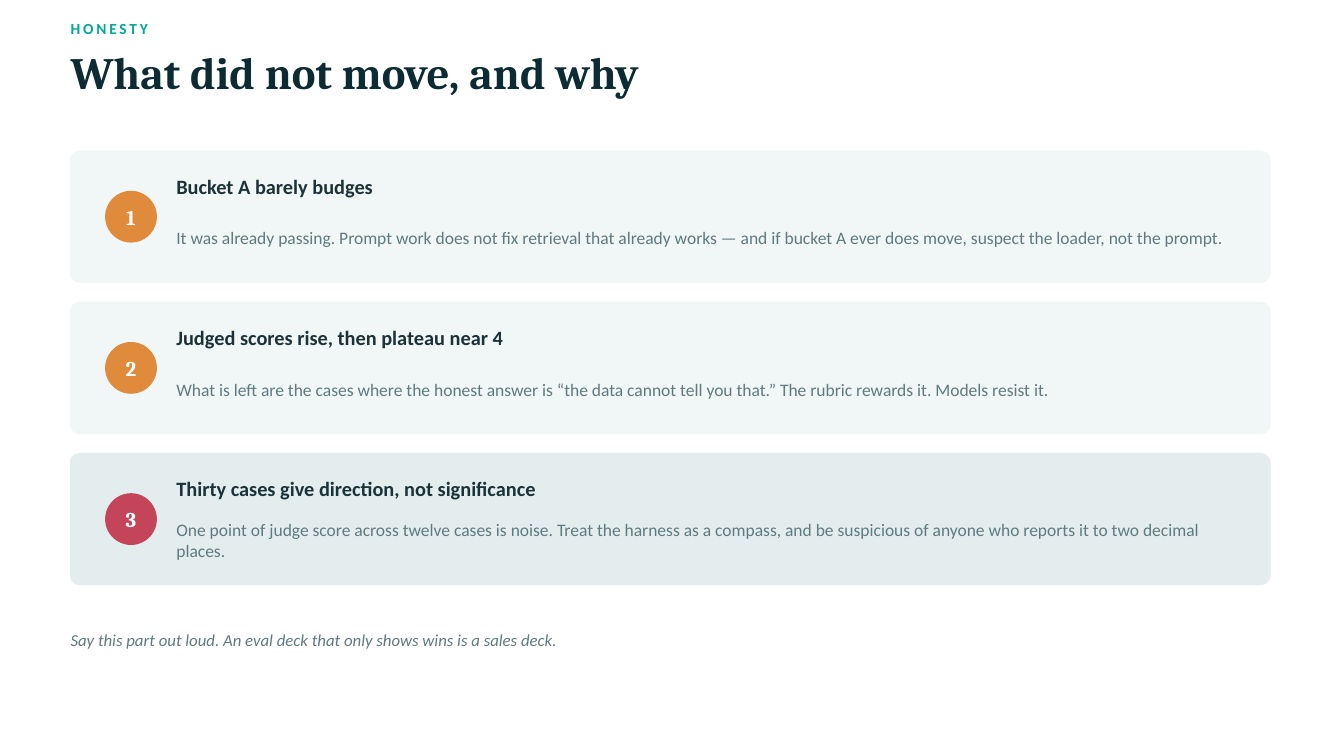
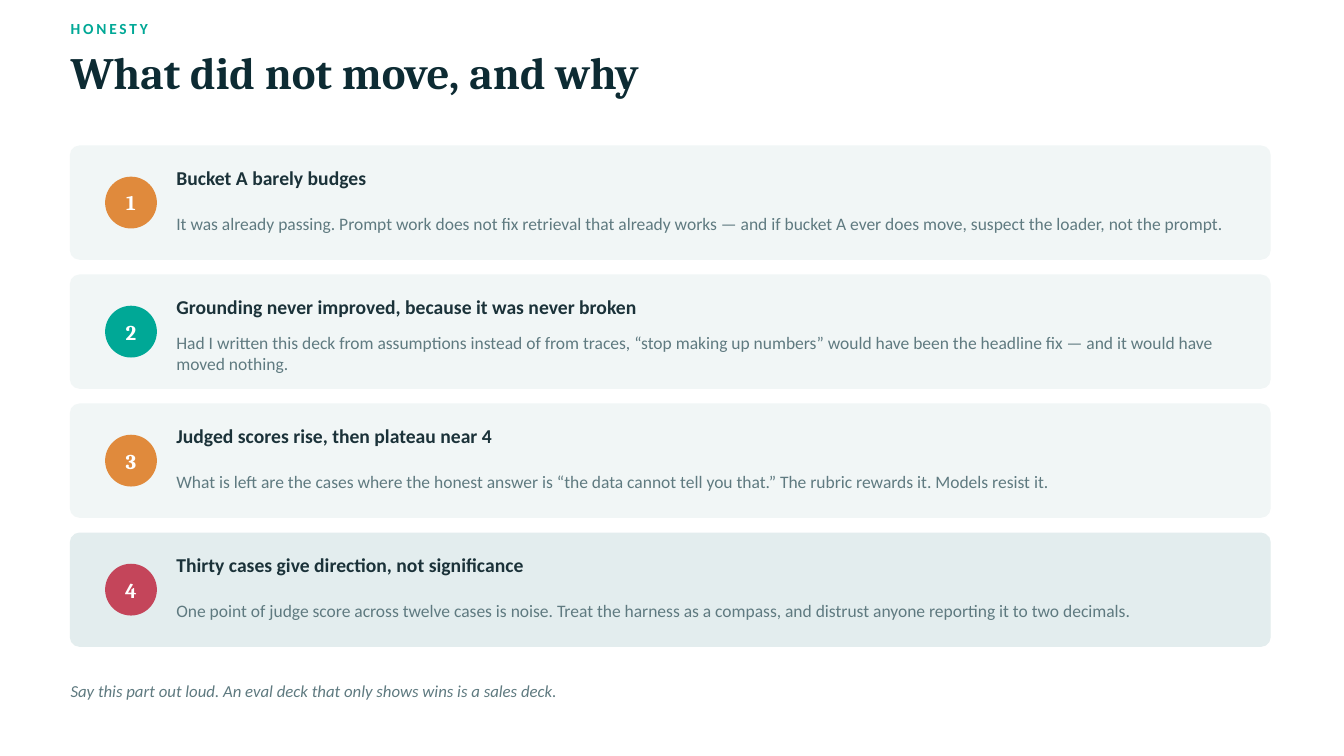
Before and after one commit to pallevam/fitness-ready, a slide deck: slide 13 of docs/evaluating-finetuning-agents.pptx (slide 12 before the commit). Drawn at 1344x756 pixels with LibreOffice and Linux fonts; fonts in the diff are those of the drawing. Boxes give left, top, right and bottom in pixels: in the first picture for what was removed or moved away, otherwise in the second. Text is boxed around its words. In the diff, an @@ line names an element or a change of style, - is before the commit and + after.

```diff
--- a/docs/evaluating-finetuning-agents.pptx
+++ b/docs/evaluating-finetuning-agents.pptx
@@ rounded rectangle: place and size @@
-rounded rectangle at (71,151,1270,282)
+rounded rectangle at (71,146,1270,259)
@@ rounded rectangle at (71,146,1270,259): proportions changed @@
@@ text "1": place and size @@
-text "1" at (126,211,136,225)
+text "1" at (126,196,136,210)
@@ ellipse: place and size @@
-ellipse at (106,192,156,242)
+ellipse at (106,177,156,228)
@@ text "Bucket A barely budges": place and size @@
-text "Bucket A barely budges" at (176,179,372,198)
+text "Bucket A barely budges" at (176,171,366,189)
@@ text "It was already passing. Prompt ...": place and size @@
-text "It was already passing. Prompt ..." at (176,232,1223,247)
+text "It was already passing. Prompt ..." at (176,218,1223,233)
@@ rounded rectangle at (71,275,1270,388): proportions changed @@
@@ rounded rectangle: place and size @@
-rounded rectangle at (71,302,1270,434)
+rounded rectangle at (71,275,1270,388)
@@ text "2": place and size @@
-text "2" at (126,362,137,376)
+text "2" at (126,325,137,340)
@@ ellipse: place and size @@
-ellipse at (106,343,156,393)
+ellipse at (106,307,156,357)
@@ ellipse at (106,307,156,357): fill #E08A3C to #00A896; outline #E08A3C 1 pt to #00A896 1 pt @@
@@ text added at (176,300,636,318), 14 pt, text #1B3239, bold @@
+Grounding never improved, because it was never broken
@@ text added at (176,336,1213,373), 12.5 pt, text #5F7A80 @@
+Had I written this deck from assumptions instead of from traces, “stop making up numbers” would have been the headline fix — and it would have moved nothing.
@@ rounded rectangle: place and size @@
-rounded rectangle at (71,454,1270,585)
+rounded rectangle at (71,404,1270,517)
@@ rounded rectangle at (71,404,1270,517): fill #E3EDEE to #F1F6F6; outline #E3EDEE 1 pt to #F1F6F6 1 pt; proportions changed @@
@@ size 14.5 to 14 pt in 3 elements at (176,171,366,189), (176,558,524,576), (176,429,492,447) @@
@@ text "Judged scores rise, then plateau ...": place and size @@
-text "Judged scores rise, then plateau ..." at (176,330,503,349)
+text "Judged scores rise, then plateau ..." at (176,429,492,447)
@@ text "3": place and size @@
-text "3" at (126,513,137,527)
+text "3" at (126,454,137,469)
@@ ellipse: place and size @@
-ellipse at (106,494,156,544)
+ellipse at (106,436,156,486)
@@ ellipse at (106,436,156,486): fill #C4455A to #E08A3C; outline #C4455A 1 pt to #E08A3C 1 pt @@
@@ text "What is left are the ...": place and size @@
-text "What is left are the ..." at (176,383,1048,399)
+text "What is left are the ..." at (176,475,1048,491)
@@ rounded rectangle added at (71,533,1270,646), fill #E3EDEE, outline #E3EDEE 1 pt @@
@@ ellipse added at (106,565,156,615), fill #C4455A, outline #C4455A 1 pt @@
@@ text "Thirty cases give direction, not ...": place and size @@
-text "Thirty cases give direction, not ..." at (176,481,536,500)
+text "Thirty cases give direction, not ..." at (176,558,524,576)
@@ text added at (125,584,137,598), 15 pt, text #FFFFFF, bold @@
+4
@@ text at (176,605,1130,620): text changed @@
-One point of judge score across twelve cases is noise. Treat the harness as a compass, and be suspicious of anyone who reports it to two decimal places.
+One point of judge score across twelve cases is noise. Treat the harness as a compass, and distrust anyone reporting it to two decimals.
@@ text "Say this part out loud. ...": place and size @@
-text "Say this part out loud. ..." at (71,634,556,649)
+text "Say this part out loud. ..." at (71,685,556,700)
```
Also in this commit, not shown: 2 other slides changed, 1 slide added, 2 other files.
